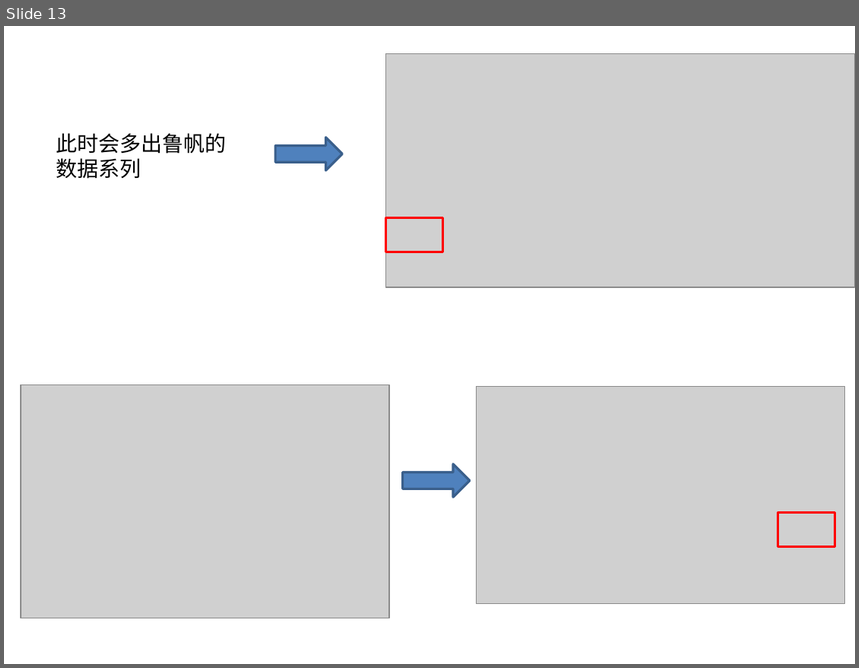
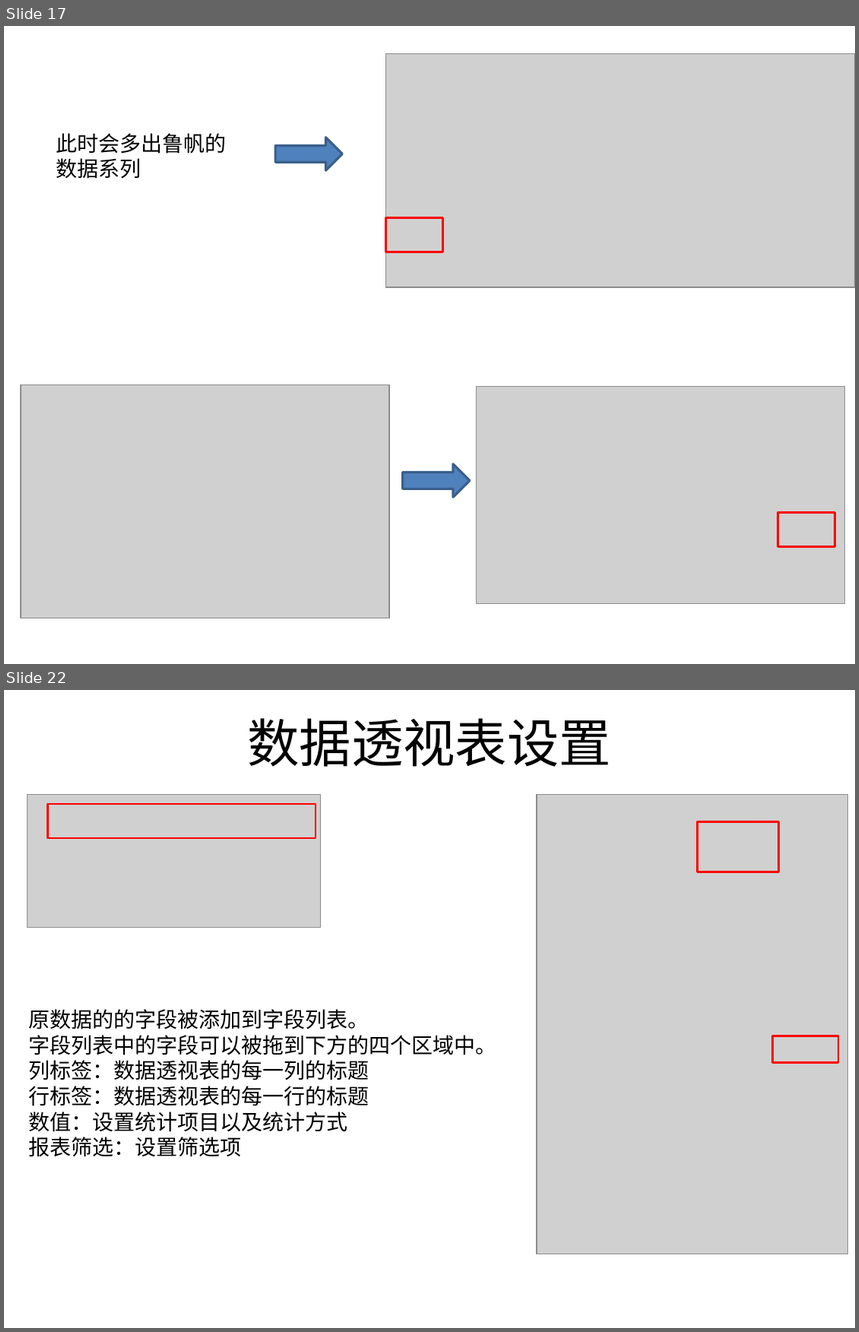
Before and after one commit to sans123wx/class, a slide deck: 第4章excel/图表/图表.pptx. Shown one above the other, each under a label of ours: slide 13 before the commit, slides 17 and 22 after it; the slides between them are not shown. The pictures are 859x668 and 859x1332 pixels, drawn with LibreOffice and Linux fonts; fonts in the diff are those of the drawing; grey boxes stand for pictures. Boxes give left, top, right and bottom in pixels: in the first picture for what was removed or moved away, otherwise in the second. Text is boxed around its words. In the diff, an @@ line names an element or a change of style, - is before the commit and + after.

```diff
--- a/第4章excel/图表/图表.pptx
+++ b/第4章excel/图表/图表.pptx
@@ slide 22 added at (4,690,855,1328), background #FFFFFF @@
@@ title added at (247,718,611,767), 44 pt, text #000000 @@
+数据透视表设置
@@ picture added at (28,795,322,927) @@
@@ picture added at (537,795,848,1255) @@
@@ rectangle added at (47,804,316,838), outline #FF0000 1.75 pt @@
@@ rectangle added at (698,822,778,872), outline #FF0000 1.75 pt @@
@@ text added at (29,1009,497,1157), 18 pt, text #000000 @@
+原数据的的字段被添加到字段列表。
+字段列表中的字段可以被拖到下方的四个区域中。
+列标签：数据透视表的每一列的标题
+行标签：数据透视表的每一行的标题
+数值：设置统计项目以及统计方式
+报表筛选：设置筛选项
@@ rectangle added at (772,1036,838,1062), outline #FF0000 1.75 pt @@
@@ what was slide 13 is now slide 17 @@
```
Also in this commit, not shown: 8 other slides added, 16 other files.
